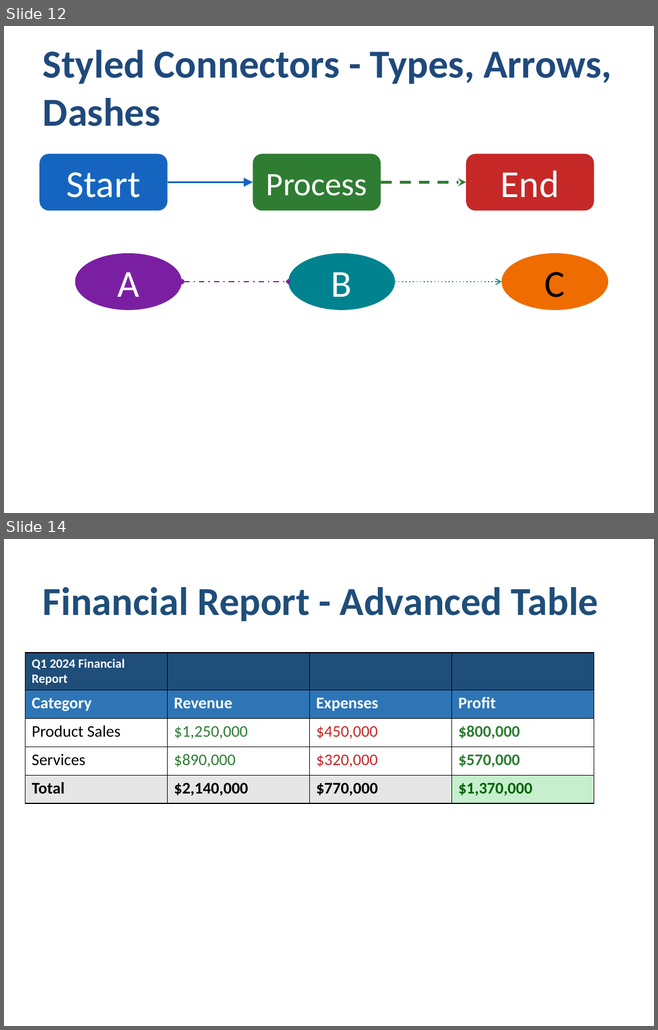
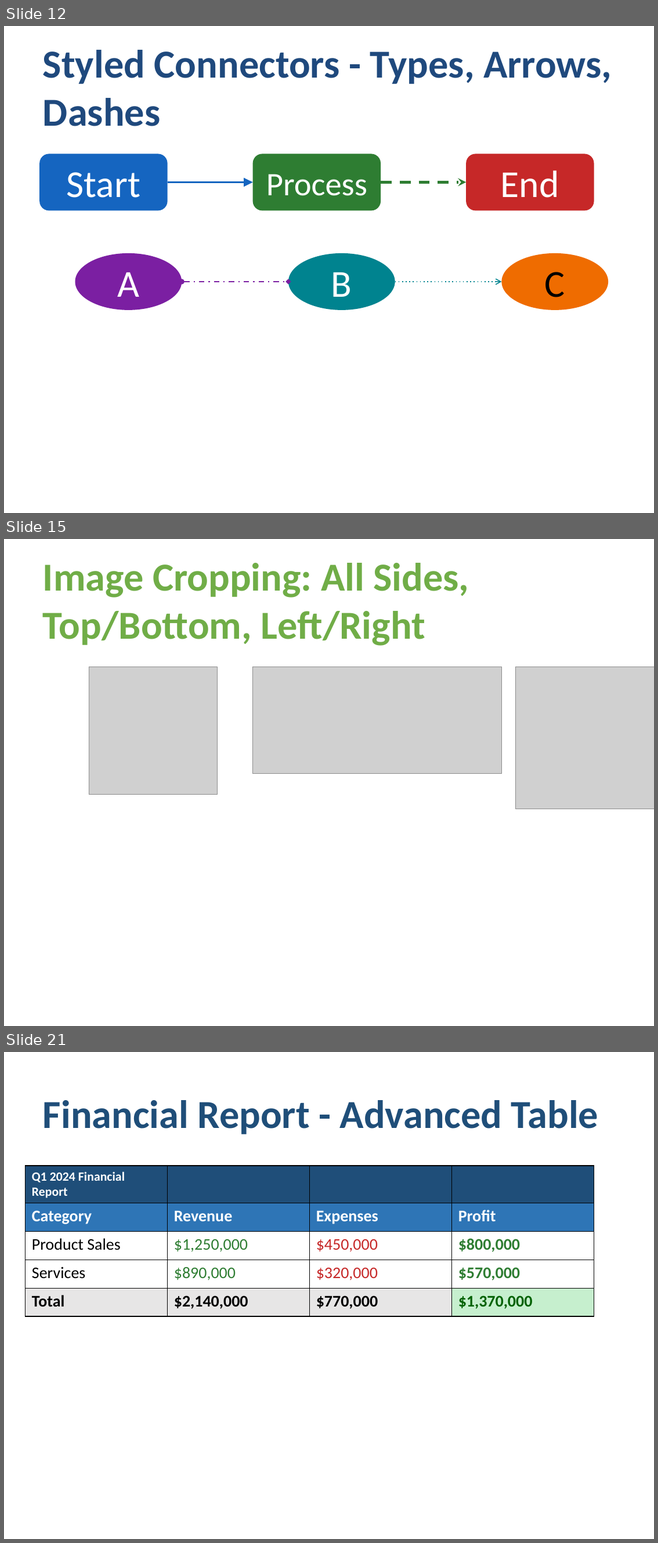
Before and after one commit to yingkitw/ppt-rs, a slide deck: comprehensive_demo.pptx. Shown one above the other, each under a label of ours: slides 12 and 14 before the commit, slides 12, 15 and 21 after it; the slides between them are not shown. The pictures are 658x1030 and 658x1543 pixels, drawn with LibreOffice and Linux fonts; fonts in the diff are those of the drawing; grey boxes stand for pictures. Boxes give left, top, right and bottom in pixels: in the first picture for what was removed or moved away, otherwise in the second. Text is boxed around its words. In the diff, an @@ line names an element or a change of style, - is before the commit and + after.

Commit message:
feat(v0.2.10): add image effects system with 8 professional visual effects
- Add ImageEffect enum supporting Shadow, Reflection, Glow, SoftEdges, InnerShadow, Blur
- Implement ImageBuilder methods: build_with_shadow(), build_with_reflection(), build_with_glow(), build_with_soft_edges(), build_with_inner_shadow(), build_with_blur(), build_with_crop(), build_with_effects()
- Add percentage-based cropping (0.0-1.0) for left/top/right/bottom via <a:srcRect>
- Generate OOXML <a:effectLst> with <a:ou

```diff
--- a/comprehensive_demo.pptx
+++ b/comprehensive_demo.pptx
@@ slide 15 added at bbox=[4, 539, 654, 1026], background #FFFFFF @@
@@ text added at bbox=[43, 563, 469, 646], 44 pt, text #70AD47, bold @@
+Image Cropping: All Sides, Top/Bottom, Left/Right
@@ picture added at bbox=[89, 667, 217, 795] @@
@@ picture added at bbox=[253, 667, 502, 773] @@
@@ picture added at bbox=[515, 667, 654, 809] @@
@@ what was slide 14 is now slide 21 @@
```
Also in this commit, not shown: 7 other slides added, 1 slide removed, 15 other files.
